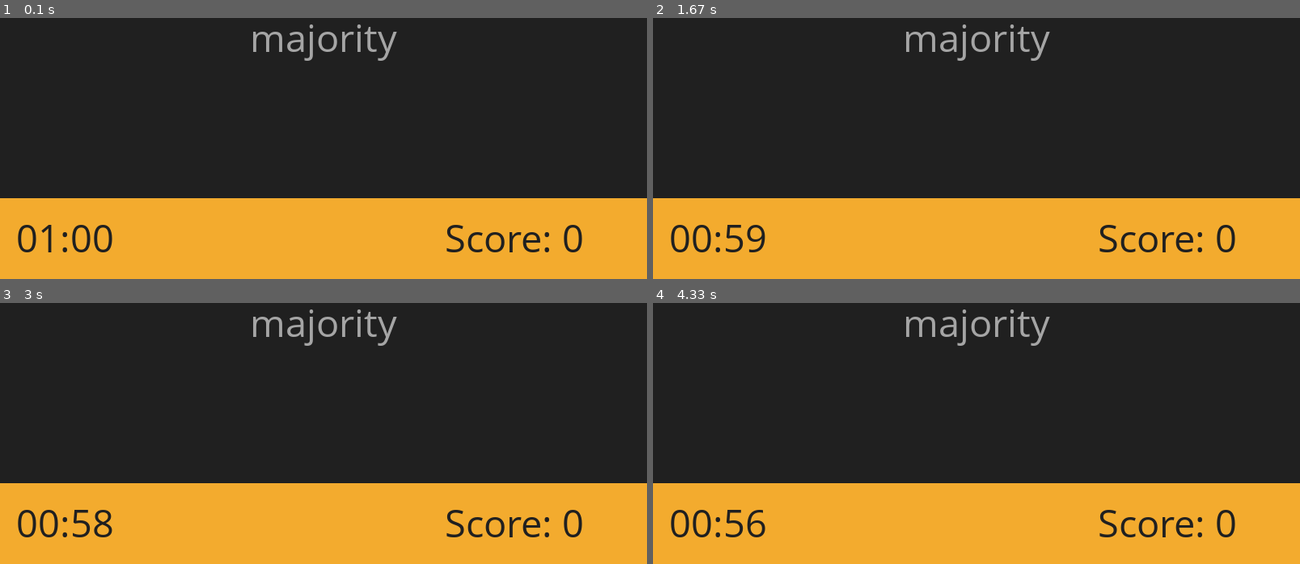
Above: before the commit, frames 1-4 (two rows, left to right).
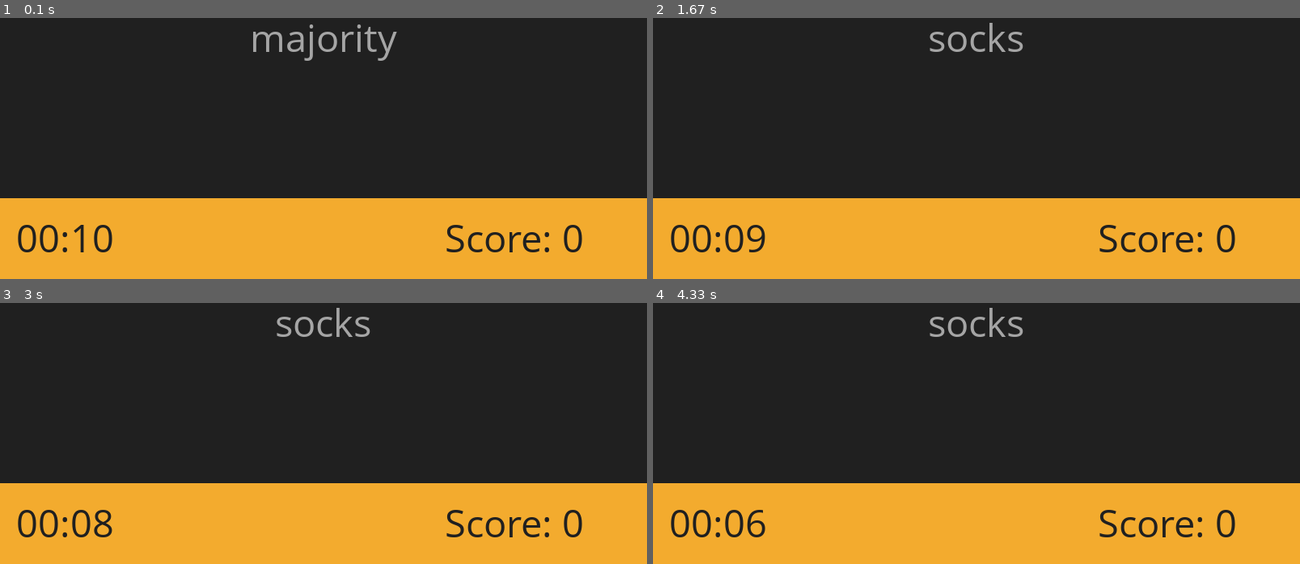
Above: after the commit, the same moments.

Repository: nganLikeable/Typing-game_pygame
Game: pygame game, started from main.py
Two runs of this game, one before a commit and one after it. Both use one fixed random seed, a clock stepped at 60 frames per second and the inputs below.
Inputs:
- Up to frame 1 (0.1 s): no input
- Up to frame 2 (1.67 s): hold Tab 0.33-0.8 s
- Up to frame 3 (3 s): no input
- Up to frame 4 (4.33 s): no input

The runs differ from the first frame. In frame 1, 0.4% of the frame differs, in the area x 6-14%, y 79-90%; in frame 2, 0.9%, in the area x 11-62%, y 1-90%; in frame 3, 0.9%; in frame 4, 0.9%.

Commit message:
added TAB to skip words

Diff:
--- a/Button.py
+++ b/Button.py
@@ -17,7 +17,7 @@
 
         self.clock = pygame.time.Clock()
         self.start = pygame.time.get_ticks()
-        self.duration = 60
+        self.duration = 10
 
         # colors
         self.BACKGROUND_COLOR = (32,32,32)
@@ -30,8 +30,10 @@
         self.icon = pygame.image.load('cat.jpg')
         pygame.display.set_icon(self.icon)
 
+        self.clock = pygame.time.Clock()
+
     def draw_background(self):
-        pygame.draw.rect(self.screen, self.CUSTARD, (0, self.HEIGHT - 100, self.WIDTH, 100), 0)
+        pygame.draw.rect(self.screen, self.CUSTARD, (0, self.HEIGHT - 100, self.WIDTH, 100), 0) # (x, y, width, height)
 
     def display_timer(self):
         seconds_passed = (pygame.time.get_ticks() - self.start) // 1000
@@ -40,31 +42,33 @@
         if time_left > 0:
             mins_left, secs_left = divmod(time_left, 60)
             timer_surface = self.font.render(f'{mins_left:02d}:{secs_left:02d}', True, self.BACKGROUND_COLOR)
+
+            timer_rect = timer_surface.get_rect(bottomleft=(20, self.HEIGHT - 20))
+            self.screen.blit(timer_surface, timer_rect)
         else:
-            timer_surface = self.font.render("Kaboom", True, self.CUSTARD)
-
-        timer_rect = timer_surface.get_rect(bottomleft=(20, self.HEIGHT - 20))
-        self.screen.blit(timer_surface, timer_rect)
+            self.running = False
 
     def display_score(self):
         score_surface = self.font.render(f'Score: {self.score}', True, self.BACKGROUND_COLOR)
         score_rect = score_surface.get_rect(bottomleft=(self.WIDTH - 250, self.HEIGHT - 20))
         self.screen.blit(score_surface, score_rect)
 
-    def display_split_word(self, full_word, cur_word):
-        typed_length = len(full_word) - len(cur_word)
-        typed_part = full_word[:typed_length]
-        untyped_part = cur_word
+    def display_word(self, full_word, untyped_pt):
+        typed_length = len(full_word) - len(untyped_pt)
+        typed_pt = full_word[:typed_length]
 
-        typed_surface = self.font.render(typed_part, True, (50, 205, 50))  # Lime green
-        untyped_surface = self.font.render(untyped_part, True, self.CUSTARD)
+        typed_sur = self.font.render(typed_pt, True, self.CUSTARD)
+        untyped_sur = self.font.render(untyped_pt, True,((165, 165, 165)))
 
-        total_width = typed_surface.get_width() + untyped_surface.get_width()
-        x_start = (self.WIDTH - total_width) // 2
-        y = (self.HEIGHT - typed_surface.get_height()) // 2
+        typed_width = typed_sur.get_width()
+        untyped_width = untyped_sur.get_width()
+        total_width = typed_width + untyped_width
 
-        self.screen.blit(typed_surface, (x_start, y))
-        self.screen.blit(untyped_surface, (x_start + typed_surface.get_width(), y))
+        x_start = (self.WIDTH - total_width)//2
+        y = (self.HEIGHT - typed_sur.get_height())//2
+
+        self.screen.blit(typed_sur, (x_start, y))
+        self.screen.blit(untyped_sur, (x_start + typed_width, y))
 
     def read_file(self, filename):
         with open (filename) as f:
@@ -80,41 +84,58 @@
     def is_empty(self, word):
         return len(word) == 0
 
-    def calculate_wpm (self):
-        return int(self.total_char / 5) / (self.duration / 60)
+    def display_wpm (self):
+        self.wpm = int(self.total_char/5)/(self.duration/60)
 
-    def display_wpm (self):
-        wpm_sur = self.font.render(f'WPM: {self.calculate_wpm()}', True, self.CUSTARD)
-        sur_center = ((self.WIDTH - wpm_sur.get_width()) // 2,
-                      (self.HEIGHT - wpm_sur.get_height()) // 2)
+        wpm_sur = self.font.render(f'WPM: {self.wpm}', True, self.CUSTARD)
+        sur_center = ((self.WIDTH - wpm_sur.get_width())//2,
+                        (self.HEIGHT - wpm_sur.get_height())//2)
         self.screen.blit(wpm_sur, sur_center)
+
+    def game_over(self):
+        self.screen.fill(self.BACKGROUND_COLOR)
+        self.display_wpm()
+        game_over_surface = self.font.render('Game Over', True, self.CUSTARD)
+        game_over_rect = game_over_surface.get_rect(center=(self.WIDTH//2, self.HEIGHT//2 - 50))
+        self.screen.blit(game_over_surface, game_over_rect)
+        pygame.display.update()
+        pygame.time.wait(3000)  # Wait for 3 seconds before closing the window
+        exit()
 
     def run(self):
         lst = self.read_file("words.txt")
         word = self.get_word(lst)
-        cur_word = word
+        untyped_word = word
 
         while self.running:
             self.screen.fill(self.BACKGROUND_COLOR)
             self.draw_background()
             self.display_timer()
             self.display_score()
-            self.display_split_word(word, cur_word)
+            self.display_word(word, untyped_word)
+
             pygame.display.update()
+            self.clock.tick(60)
 
             for event in pygame.event.get():
                 if event.type == pygame.QUIT:
                     exit()
 
                 if event.type == pygame.KEYDOWN:
-                    if cur_word and event.unicode == cur_word[0]:
+                    if event.key == pygame.K_TAB:
+                        word = self.get_word(lst)
+                        untyped_word = word
+                        continue
+
+                    if untyped_word and event.unicode == untyped_word[0]:
                         self.total_char += 1
-                        cur_word = self.remove_typed(cur_word)
+                        untyped_word = self.remove_typed(untyped_word)
 
-                        if self.is_empty(cur_word):
+                        if self.is_empty(untyped_word):
                             self.score += 1
                             word = self.get_word(lst)
-                            cur_word = word
+                            untyped_word = word
 
+        self.game_over()
 
 TypingGame().run()
--- a/main.py
+++ b/main.py
@@ -18,7 +18,7 @@
 
         self.clock = pygame.time.Clock()
         self.start = pygame.time.get_ticks()
-        self.duration = 60
+        self.duration = 10
 
         # colors
         self.BACKGROUND_COLOR = (32,32,32)
@@ -43,11 +43,9 @@
         if time_left > 0:
             mins_left, secs_left = divmod(time_left, 60)
             timer_surface = self.font.render(f'{mins_left:02d}:{secs_left:02d}', True, self.BACKGROUND_COLOR)
-        else:
-            timer_surface = self.font.render("Kaboom", True, self.CUSTARD)
 
-        timer_rect = timer_surface.get_rect(bottomleft=(20, self.HEIGHT - 20))
-        self.screen.blit(timer_surface, timer_rect)
+            timer_rect = timer_surface.get_rect(bottomleft=(20, self.HEIGHT - 20))
+            self.screen.blit(timer_surface, timer_rect)
 
     def display_score(self):
         score_surface = self.font.render(f'Score: {self.score}', True, self.BACKGROUND_COLOR)
@@ -103,6 +101,9 @@
                         (self.HEIGHT - wpm_sur.get_height())//2)
         self.screen.blit(wpm_sur, sur_center)
 
+    # def game_over(self):
+
+
 
     def run(self):
         lst = self.read_file("words.txt")
@@ -119,13 +120,19 @@
             self.display_word(word, untyped_word)
 
             pygame.display.update()
-
+            self.clock.tick(60)
 
             for event in pygame.event.get():
                 if event.type == pygame.QUIT:
                     exit()
 
                 if event.type == pygame.KEYDOWN:
+                    # if Tab is pressed => skip word
+                    if event.key == pygame.K_TAB:
+                        word = self.get_word(lst)
+                        untyped_word = word
+                        continue
+
                     # if there's sth to type and the char is correct
                     if untyped_word and event.unicode == untyped_word[0]:
                         self.total_char += 1
